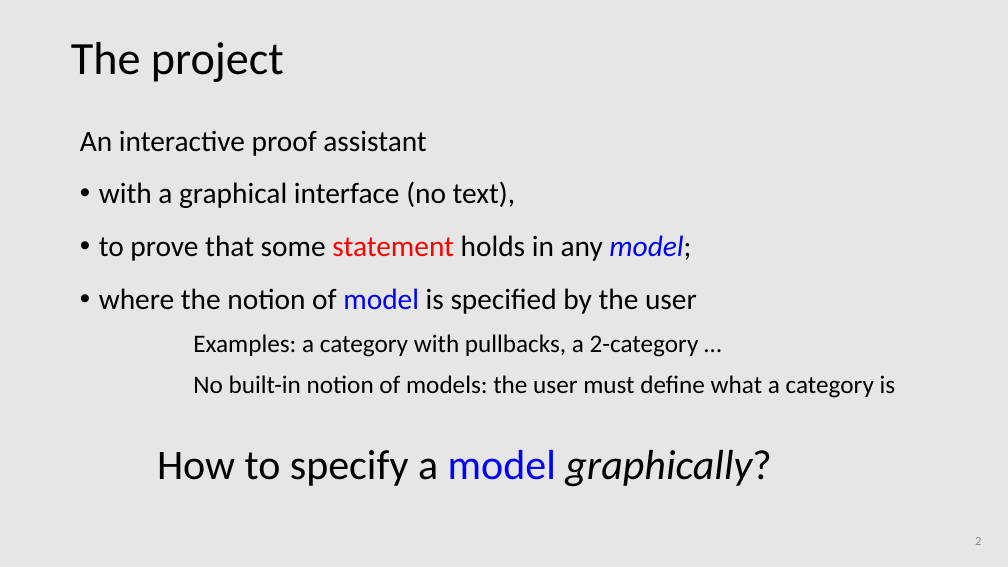
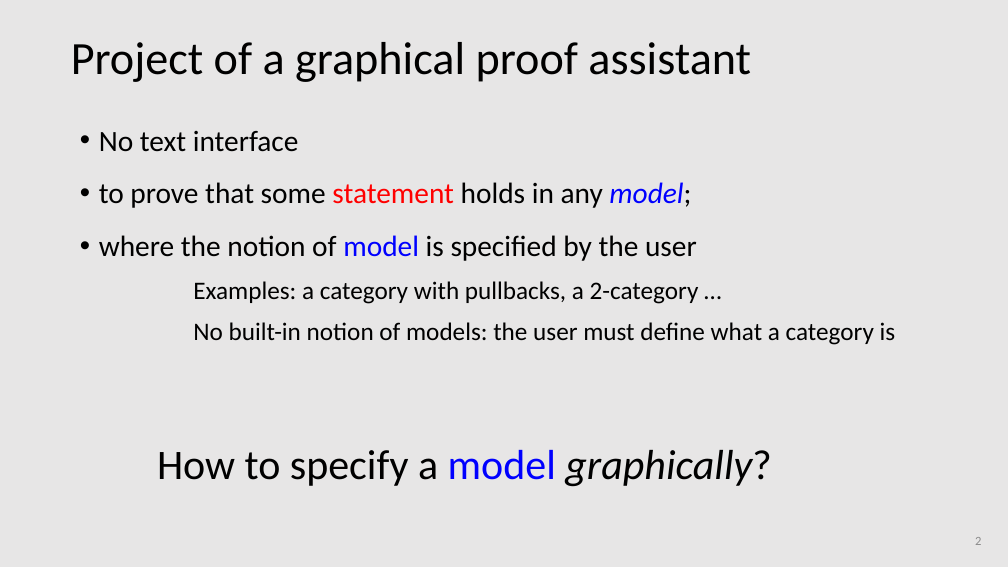
Before and after one commit to amblafont/slides, a slide deck: slide 2 of diagrammatic-reasoning/2024-november-coreact.pptx. Drawn at 1008x567 pixels with LibreOffice and Linux fonts; fonts in the diff are those of the drawing. Boxes give left, top, right and bottom in pixels: in the first picture for what was removed or moved away, otherwise in the second. Text is boxed around its words. In the diff, an @@ line names an element or a change of style, - is before the commit and + after.

```diff
--- a/diagrammatic-reasoning/2024-november-coreact.pptx
+++ b/diagrammatic-reasoning/2024-november-coreact.pptx
@@ title at [71,42,751,82]: text changed @@
-The project
+Project of a graphical proof assistant
@@ text at [99,131,299,152]: text changed @@
-An interactive proof assistant
-• with a graphical interface (no text),
+• No text interface
```
Also in this commit, not shown: 9 other slides changed, 1 slide added, 2 slides removed.
